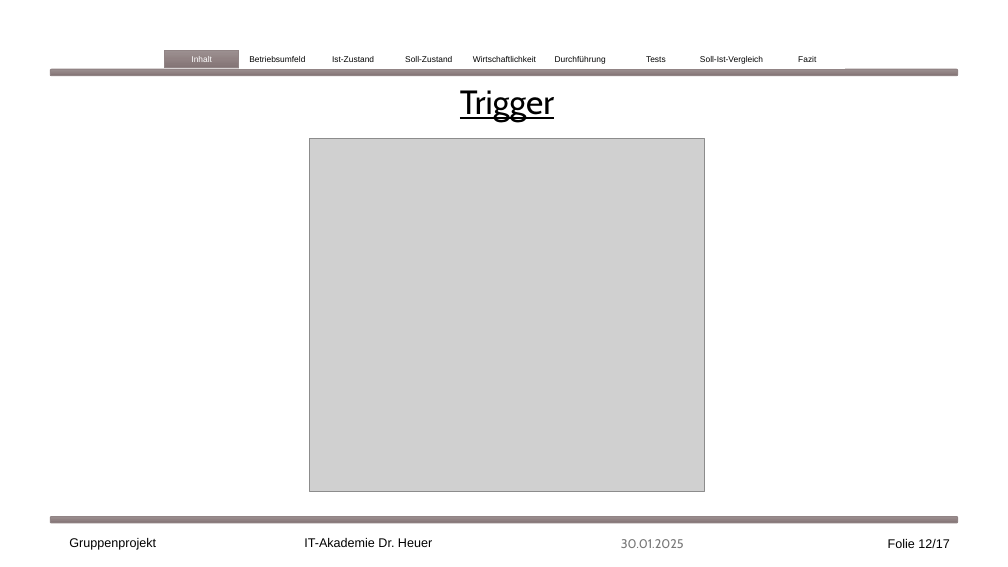
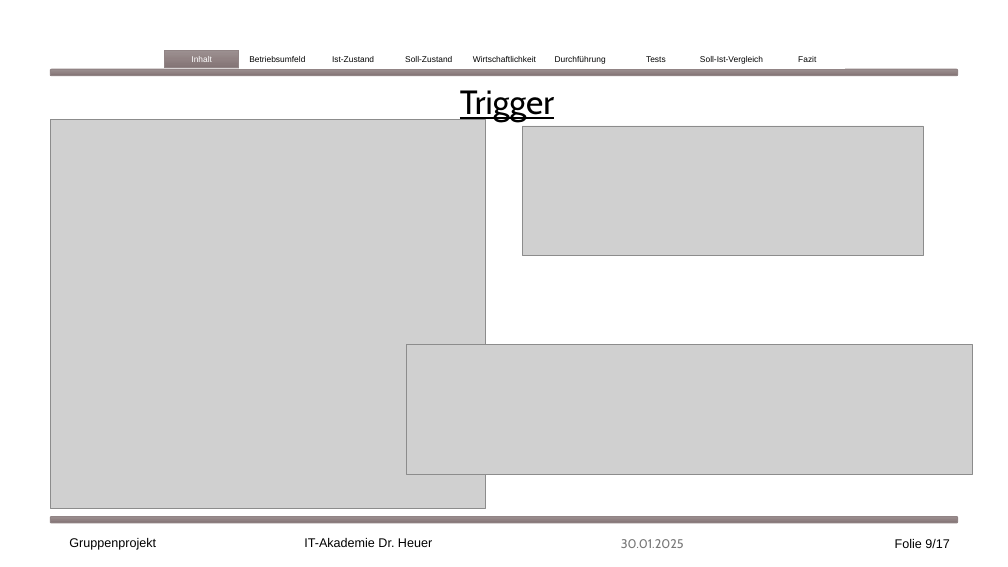
Before and after one commit to EkaterinaShmeleva/MediaManagementSystem, a slide deck: slide 9 of Medienverwaltungsdatenbank Gruppe1.pptx (slide 12 before the commit). Drawn at 1008x567 pixels with LibreOffice and Linux fonts; fonts in the diff are those of the drawing; grey boxes stand for pictures. Boxes give left, top, right and bottom in pixels: in the first picture for what was removed or moved away, otherwise in the second. Text is boxed around its words. In the diff, an @@ line names an element or a change of style, - is before the commit and + after.

```diff
--- a/Medienverwaltungsdatenbank Gruppe1.pptx
+++ b/Medienverwaltungsdatenbank Gruppe1.pptx
@@ picture: place and size @@
-picture at (310, 138, 705, 492)
+picture at (51, 119, 486, 509)
@@ picture added at (523, 126, 923, 256) @@
@@ picture added at (406, 344, 972, 474) @@
@@ page number at (895, 539, 949, 548): text changed @@
-Folie 12/17
+Folie 9/17
```
Also in this commit, not shown: 1 other slide changed, 1 slide added.
